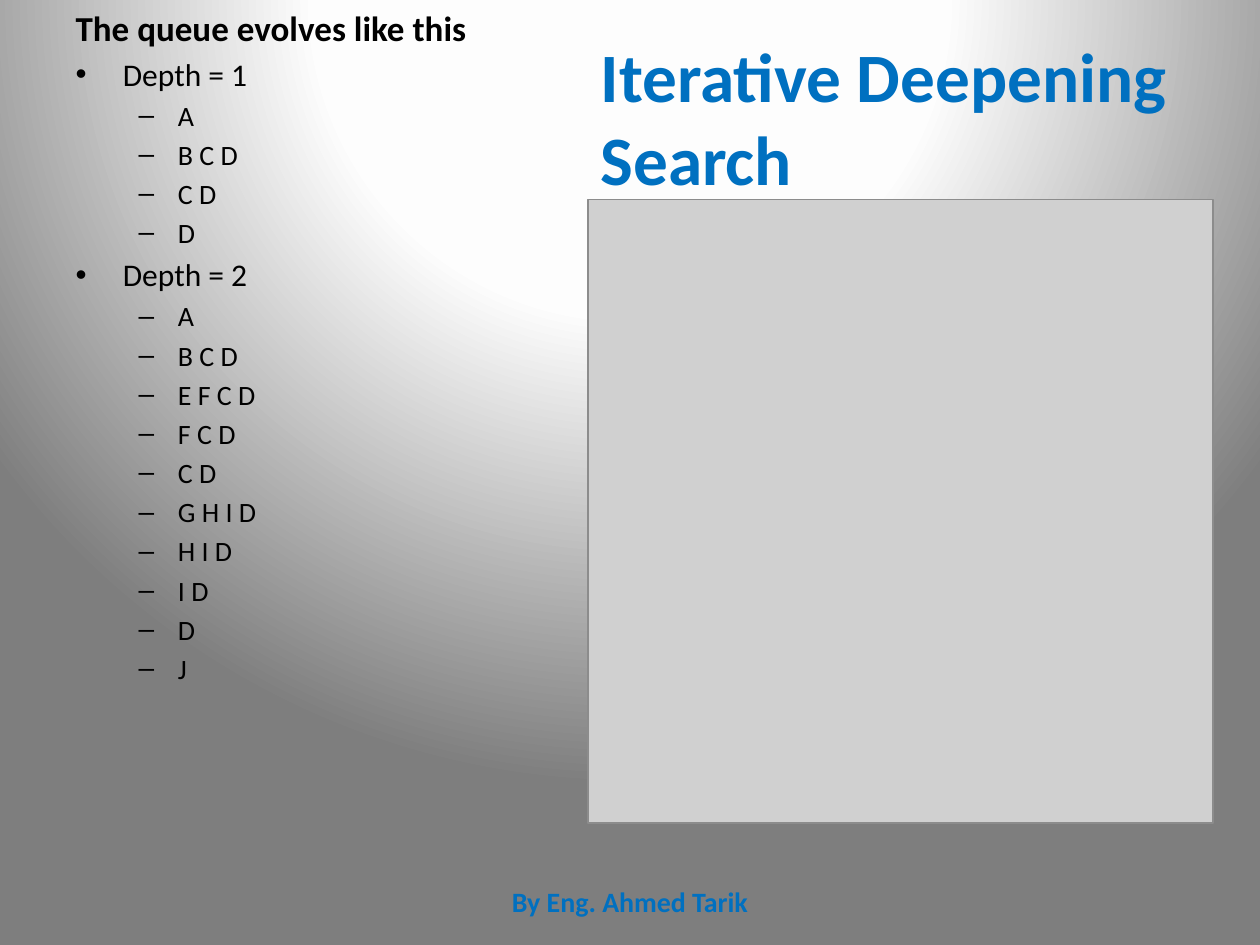
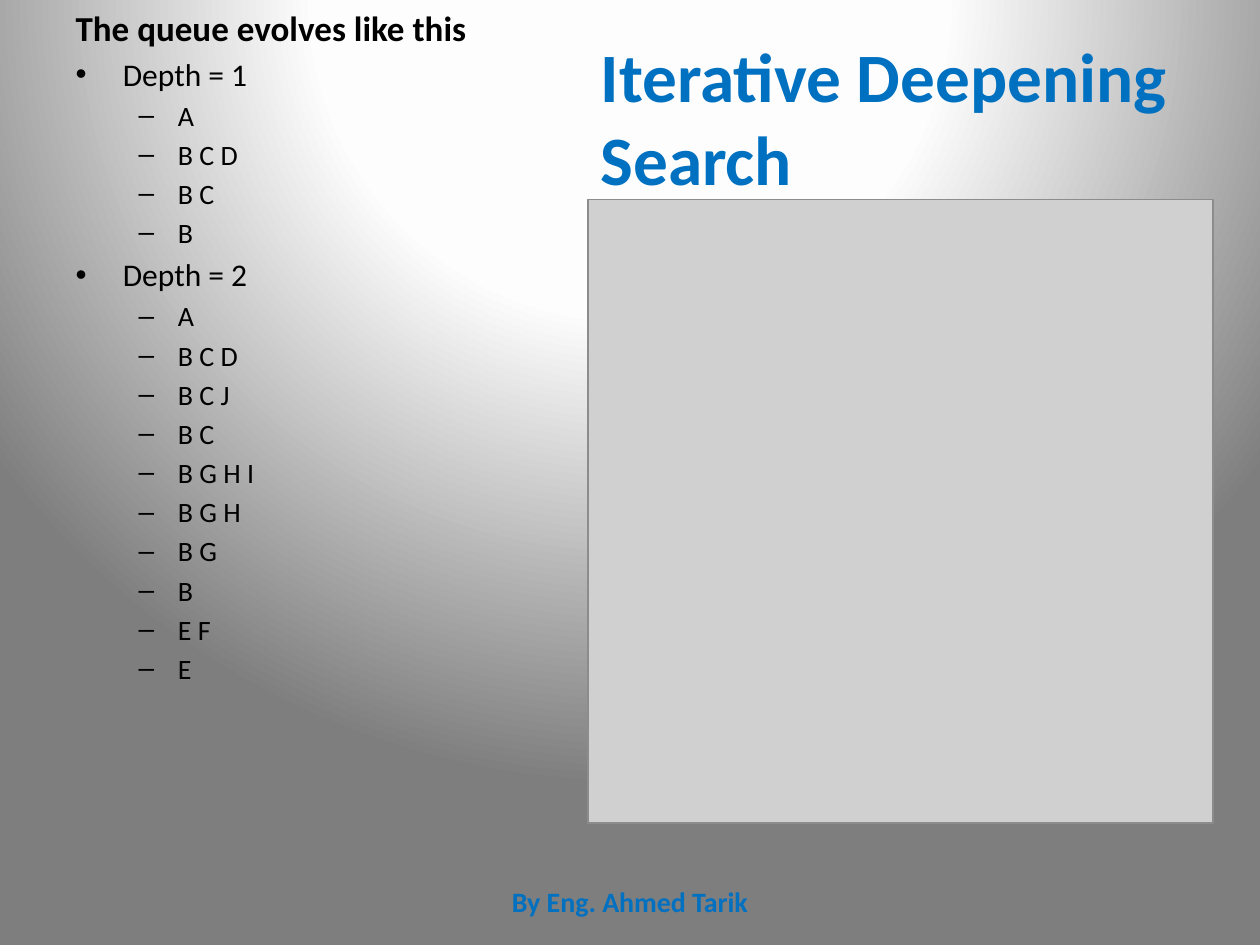
Before and after one commit to CharaD7/AI-class-1, a slide deck: slide 19 of Search I.pptx. Drawn at 1260x945 pixels with LibreOffice and Linux fonts; fonts in the diff are those of the drawing; grey boxes stand for pictures. Boxes give left, top, right and bottom in pixels: in the first picture for what was removed or moved away, otherwise in the second. Text is boxed around its words. In the diff, an @@ line names an element or a change of style, - is before the commit and + after.

```diff
--- a/Search I.pptx
+++ b/Search I.pptx
@@ text at box(178, 186, 214, 243): text changed @@
-  – C D
-  – D
+  – B C
+  – B
@@ text at box(178, 387, 254, 679): text changed @@
-  – E F C D
-  – F C D
-  – C D
-  – G H I D
-  – H I D
-  – I D
-  – D
-  – J
+  – B C J
+  – B C
+  – B G H I
+  – B G H
+  – B G
+  – B
+  – E F
+  – E
```
Also in this commit, not shown: 7 other slides changed, 1 other file.
